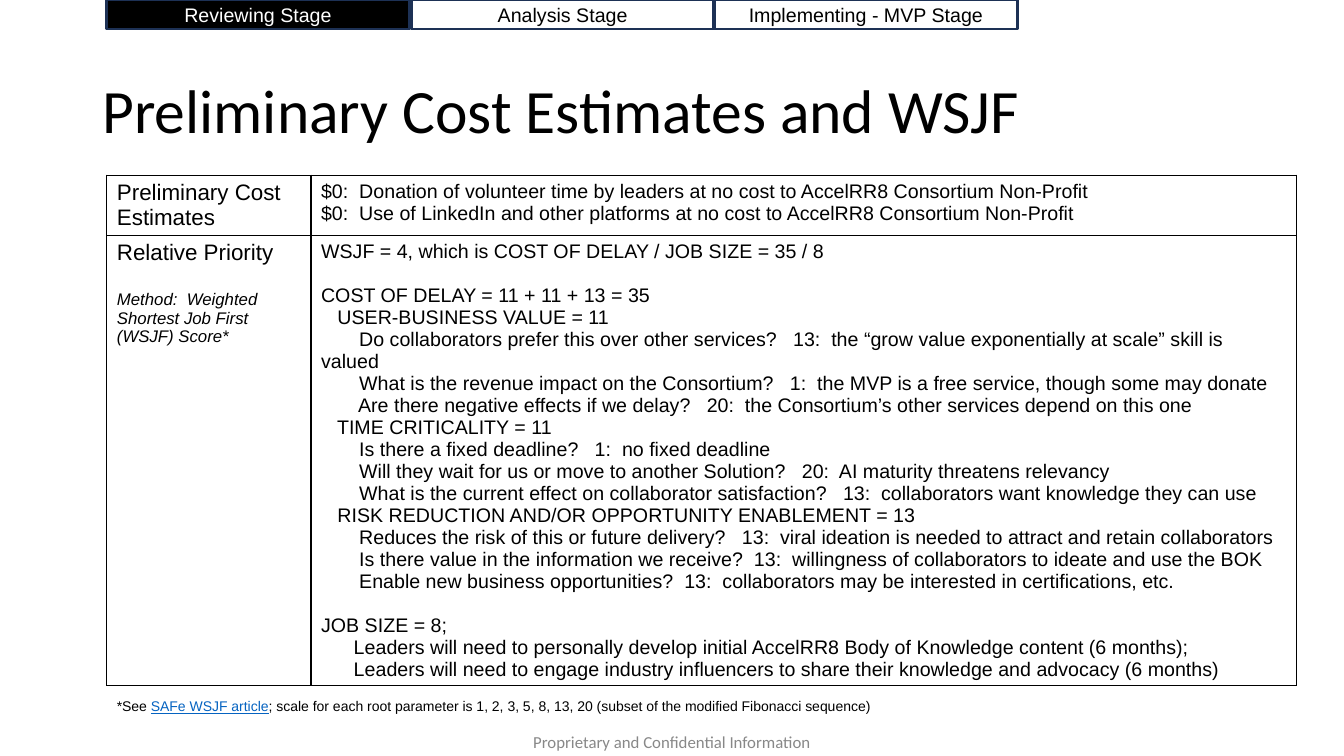
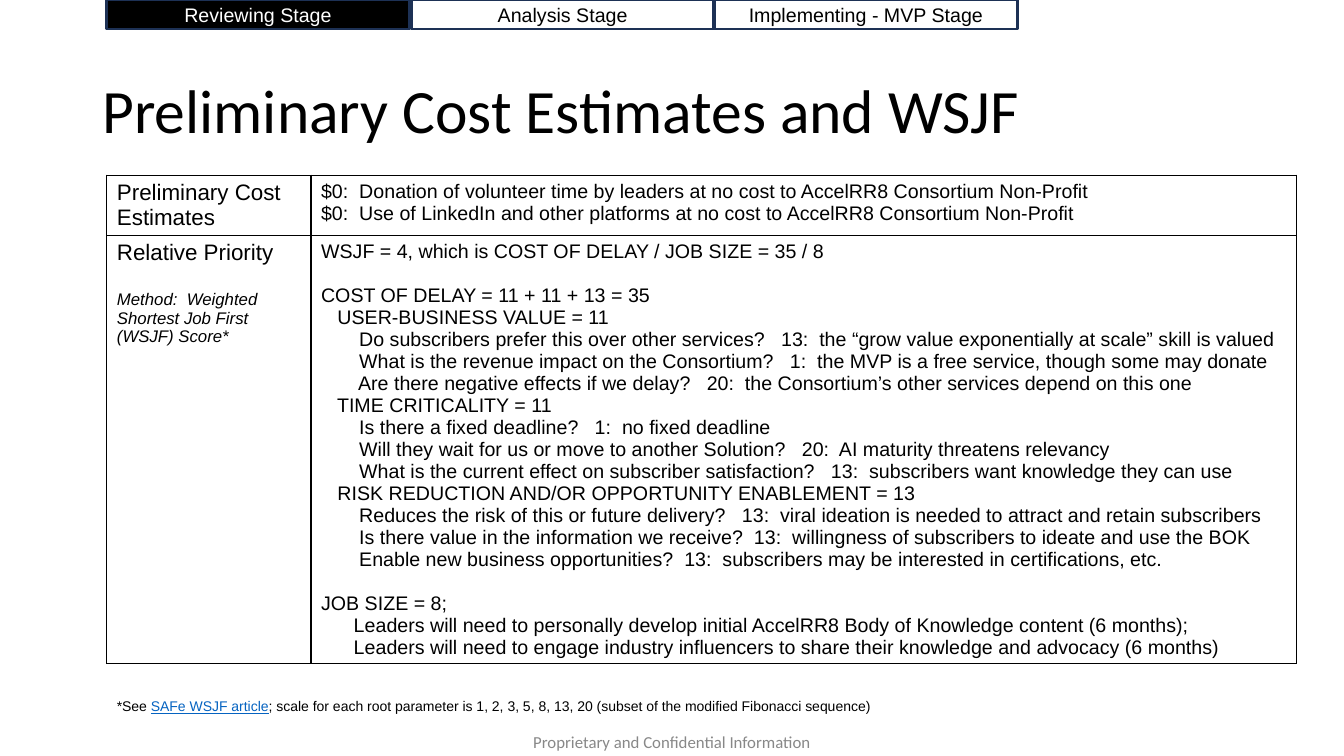
Before and after one commit to AccelRR8-Consortium-NonProfit/Management-Public, a slide deck: slide 4 of docs/2_Value_Creation/2a_Product/Open Knowledge Sharing/Open Knowledge Sharing v1 Lean Business Case.pptx. Drawn at 1344x756 pixels with LibreOffice and Linux fonts; fonts in the diff are those of the drawing; background and template pictures are left out. Boxes give left, top, right and bottom in pixels: in the first picture for what was removed or moved away, otherwise in the second. Text is boxed around its words. In the diff, an @@ line names an element or a change of style, - is before the commit and + after.

Commit message:
Update Professional Networking and Open Knowledge Sharing Services' Lean Business Cases

```diff
--- a/docs/2_Value_Creation/2a_Product/Open Knowledge Sharing/Open Knowledge Sharing v1 Lean Business Case.pptx
+++ b/docs/2_Value_Creation/2a_Product/Open Knowledge Sharing/Open Knowledge Sharing v1 Lean Business Case.pptx
@@ table at [107,175,1298,697] @@
-row 2, column 2: WSJF = 4, which is COST OF DELAY / JOB SIZE = 35 / 8 / COST OF DELAY = 11 + 11 + 13 = 35 / USER-BUSINESS VALUE = 11 / Do collaborators prefer this over other services? 13: the “grow value exponentially at scale” skill is valued / What is the revenue impact on the Consortium? 1: the MVP is a free service, though some may donate / Are there negative effects if we delay? 20: the Consortium’s other services depend on this one / TIME CRITICALITY = 11 / Is there a fixed deadline? 1: no fixed deadline / Will they wait for us or move to another Solution? 20: AI maturity threatens relevancy / What is the current effect on collaborator satisfaction? 13: collaborators want knowledge they can use / RISK REDUCTION AND/OR OPPORTUNITY ENABLEMENT = 13 / Reduces the risk of this or future delivery? 13: viral ideation is needed to attract and retain collaborators / Is there value in the information we receive? 13: willingness of collaborators to ideate and use the BOK / Enable new business opportunities? 13: collaborators may be interested in certifications, etc. / JOB SIZE = 8; / Leaders will need to personally develop initial AccelRR8 Body of Knowledge content (6 months); / Leaders will need to engage industry influencers to share their knowledge and advocacy (6 months)
+row 2, column 2: WSJF = 4, which is COST OF DELAY / JOB SIZE = 35 / 8 / COST OF DELAY = 11 + 11 + 13 = 35 / USER-BUSINESS VALUE = 11 / Do subscribers prefer this over other services? 13: the “grow value exponentially at scale” skill is valued / What is the revenue impact on the Consortium? 1: the MVP is a free service, though some may donate / Are there negative effects if we delay? 20: the Consortium’s other services depend on this one / TIME CRITICALITY = 11 / Is there a fixed deadline? 1: no fixed deadline / Will they wait for us or move to another Solution? 20: AI maturity threatens relevancy / What is the current effect on subscriber satisfaction? 13: subscribers want knowledge they can use / RISK REDUCTION AND/OR OPPORTUNITY ENABLEMENT = 13 / Reduces the risk of this or future delivery? 13: viral ideation is needed to attract and retain subscribers / Is there value in the information we receive? 13: willingness of subscribers to ideate and use the BOK / Enable new business opportunities? 13: subscribers may be interested in certifications, etc. / JOB SIZE = 8; / Leaders will need to personally develop initial AccelRR8 Body of Knowledge content (6 months); / Leaders will need to engage industry influencers to share their knowledge and advocacy (6 months)
```
Also in this commit, not shown: 11 other slides changed, 4 other files.
